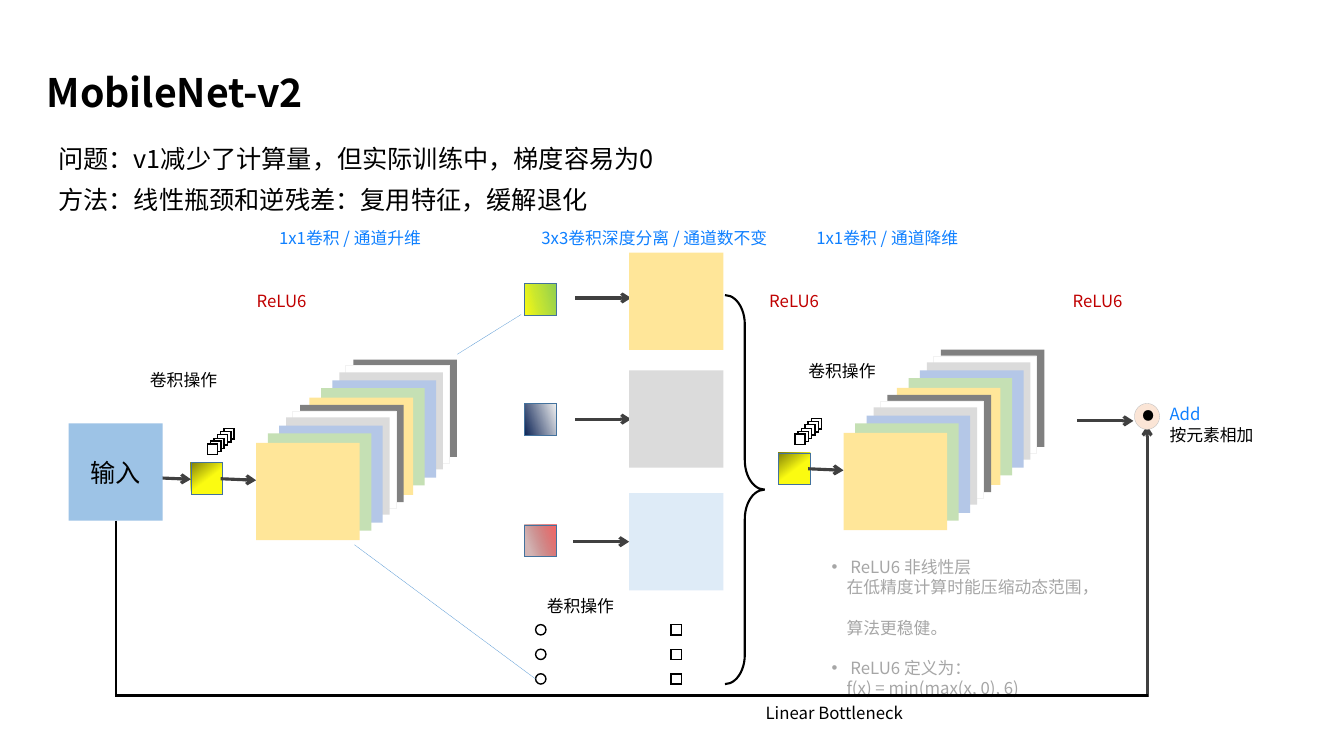
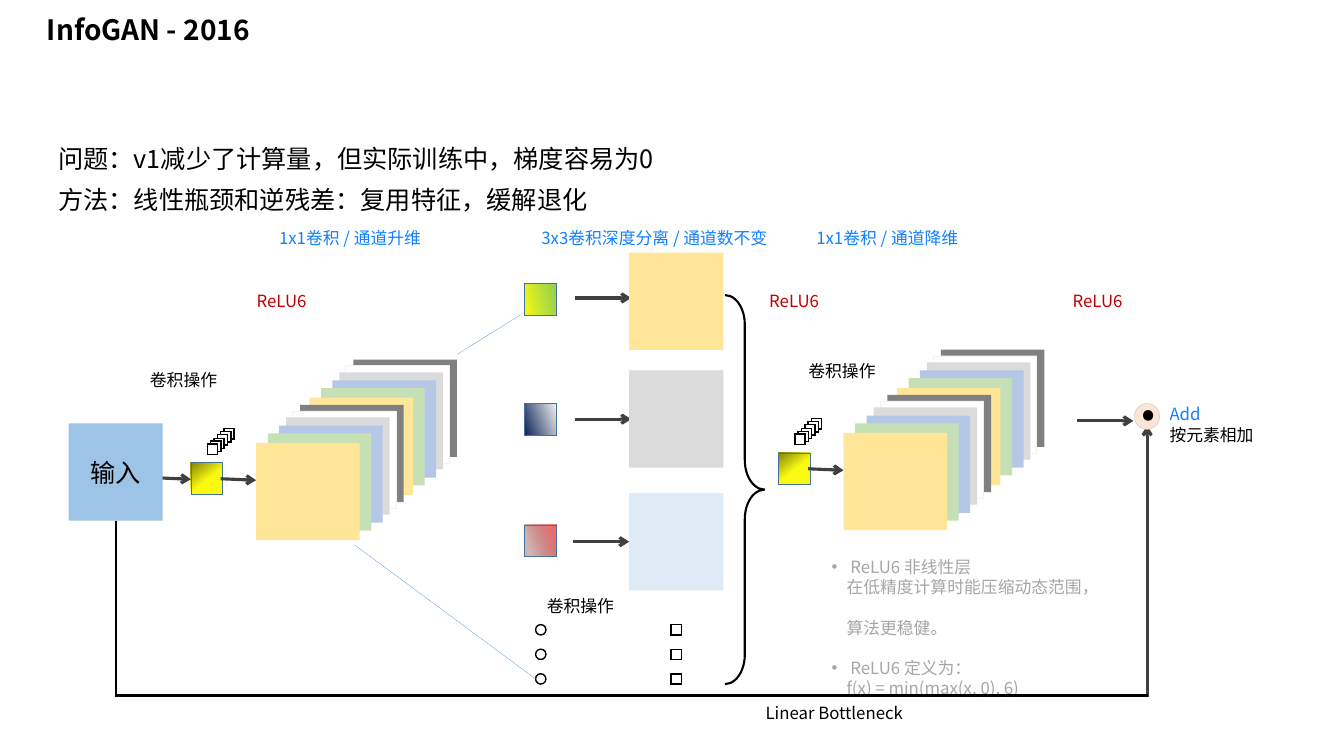
Before and after one commit to taylorguo/GAN_Understanding_Practicing, a slide deck: slide 16 of GAN_Understanding/GANunderstanding.pptx. Drawn at 1344x756 pixels with LibreOffice and Linux fonts; fonts in the diff are those of the drawing. Boxes give left, top, right and bottom in pixels: in the first picture for what was removed or moved away, otherwise in the second. Text is boxed around its words. In the diff, an @@ line names an element or a change of style, - is before the commit and + after.

```diff
--- a/GAN_Understanding/GANunderstanding.pptx
+++ b/GAN_Understanding/GANunderstanding.pptx
@@ text added at bbox=[47, 17, 250, 41], 20 pt, text #000000, bold @@
+InfoGAN - 2016
@@ text removed at bbox=[47, 75, 303, 108] @@
-MobileNet-v2
```
Also in this commit, not shown: 8 other slides changed, 2 other files.
